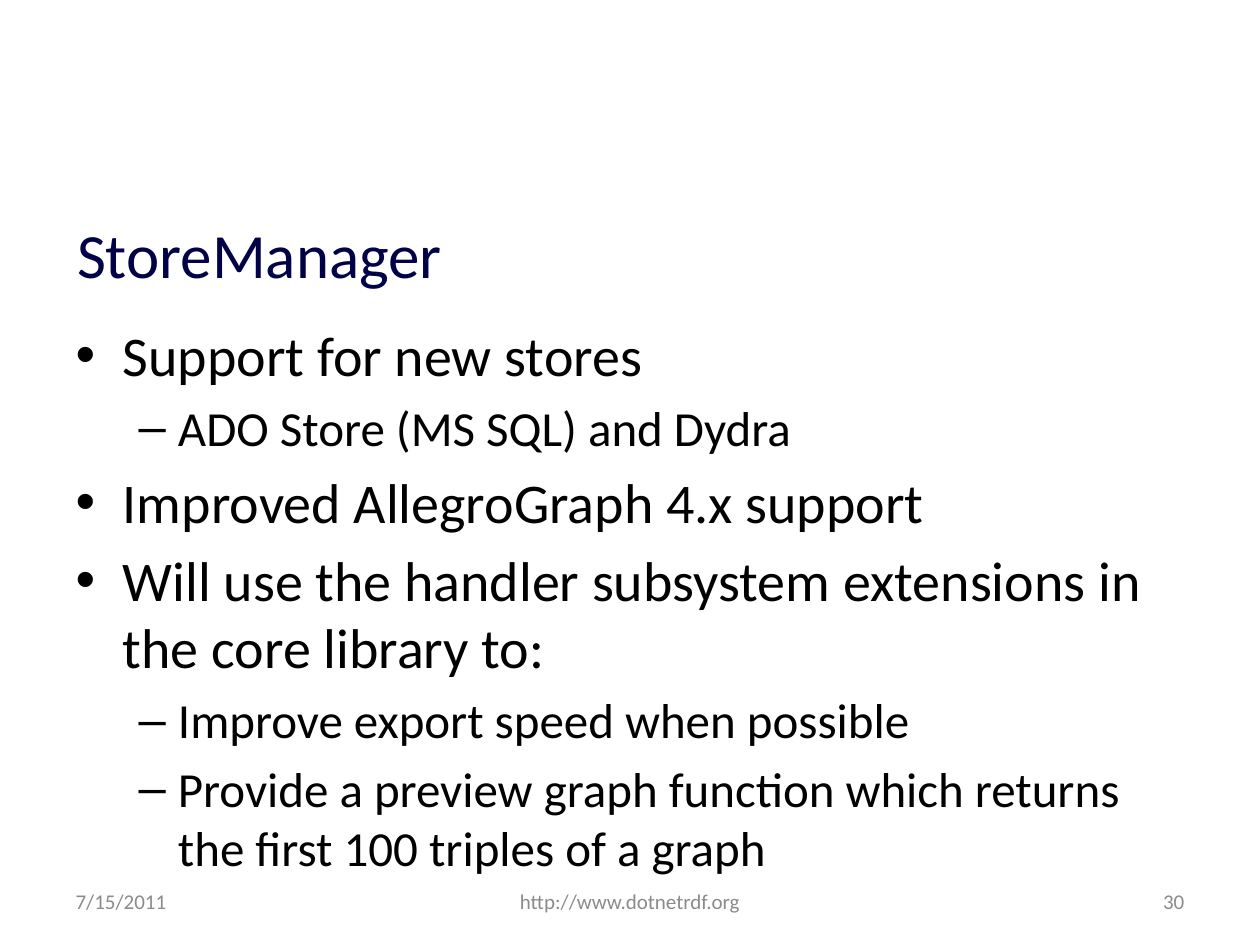
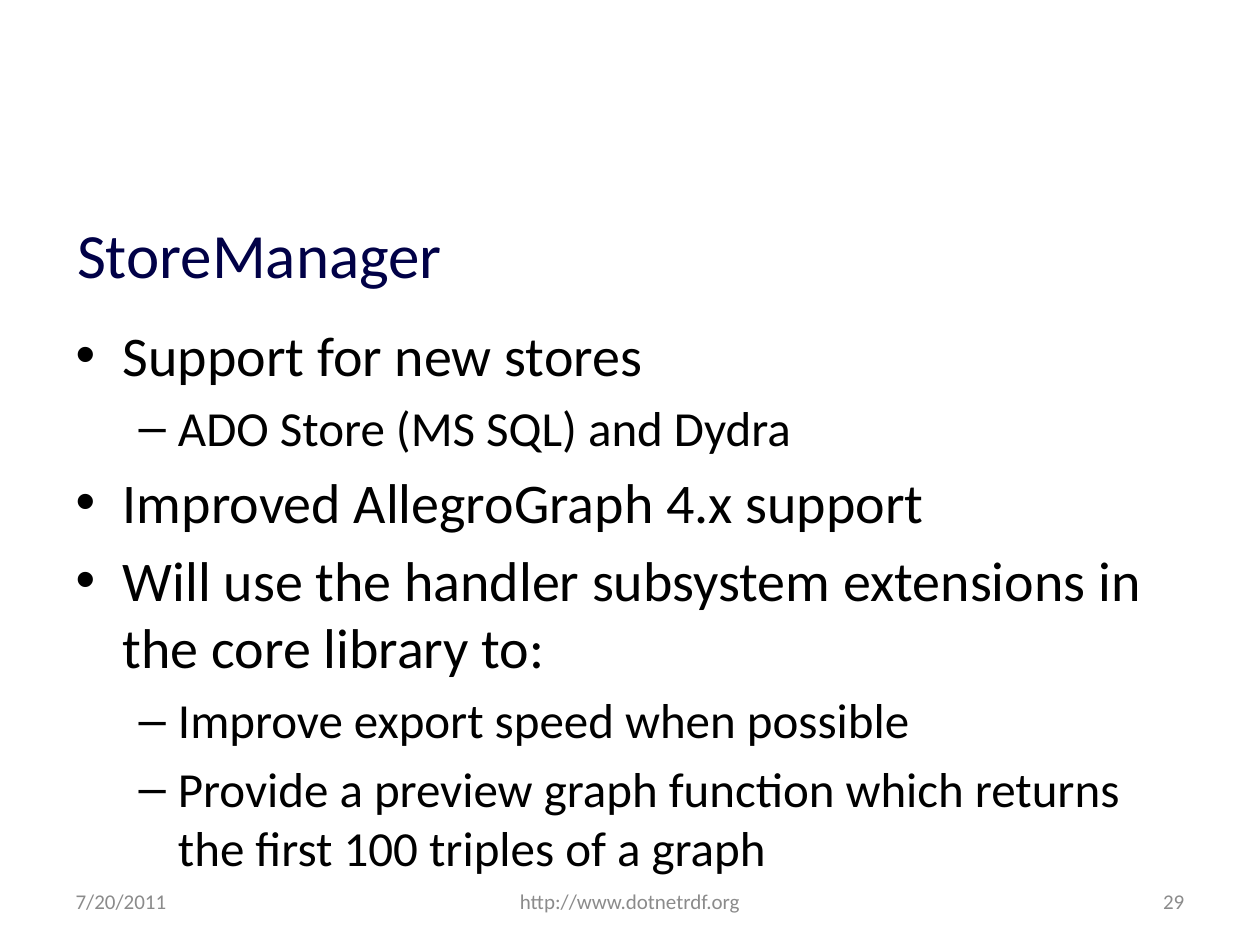
Before and after one commit to JohnGoldsmith/dotnetrdf-wiki, a slide deck: slide 29 of Slides/Roadmap.pptx (slide 30 before the commit). Drawn at 1260x945 pixels with LibreOffice and Linux fonts; fonts in the diff are those of the drawing; background and template pictures are left out. Boxes give left, top, right and bottom in pixels: in the first picture for what was removed or moved away, otherwise in the second. Text is boxed around its words. In the diff, an @@ line names an element or a change of style, - is before the commit and + after.

```diff
--- a/Slides/Roadmap.pptx
+++ b/Slides/Roadmap.pptx
@@ text at (76,894,167,910): text changed @@
-7/15/2011
+7/20/2011
@@ page number at (1163,895,1184,909): text changed @@
-30
+29
```
Also in this commit, not shown: 46 other slides changed, 1 slide added.
